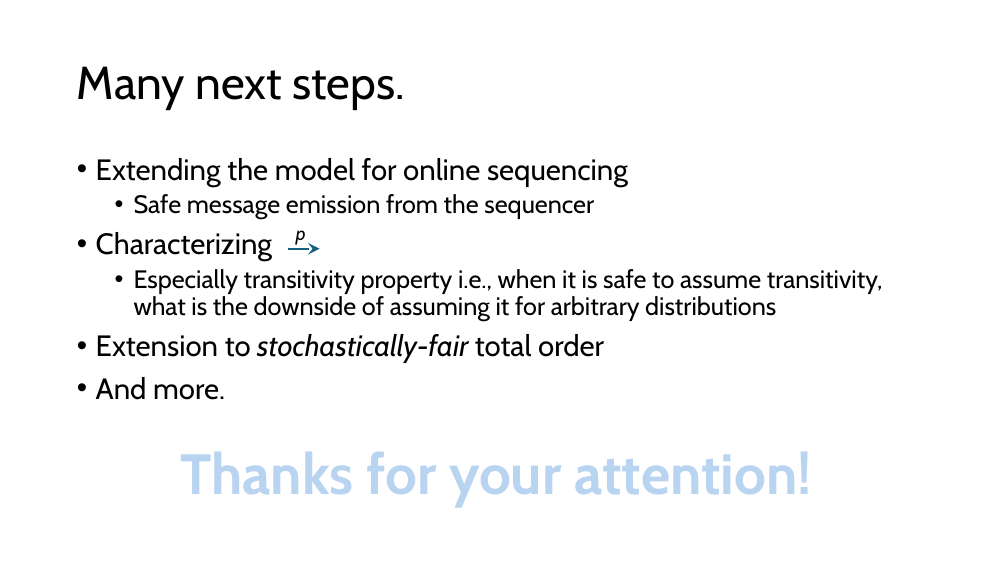
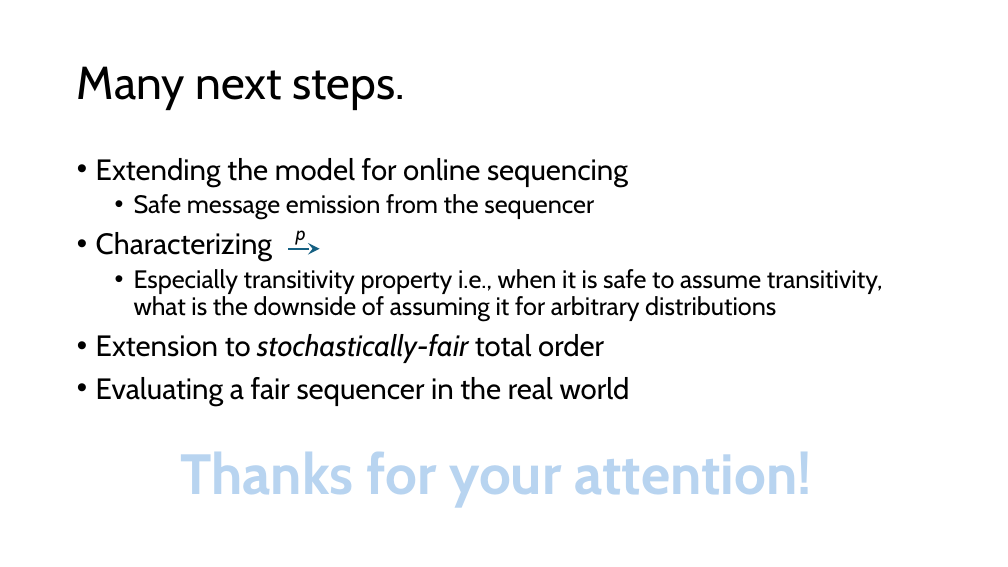
Before and after one commit to HaseebLUMS/Onyx-Presentation, a slide deck: slide 30 of tommy_hotnets.pptx. Drawn at 1008x567 pixels with LibreOffice and Linux fonts; fonts in the diff are those of the drawing. Boxes give left, top, right and bottom in pixels: in the first picture for what was removed or moved away, otherwise in the second. Text is boxed around its words. In the diff, an @@ line names an element or a change of style, - is before the commit and + after.

Commit message:
updated

```diff
--- a/tommy_hotnets.pptx
+++ b/tommy_hotnets.pptx
@@ text at [96,377,630,406]: text changed @@
-• And more.
+• Evaluating a fair sequencer in the real world
```
Also in this commit, not shown: 1 other slide changed.
